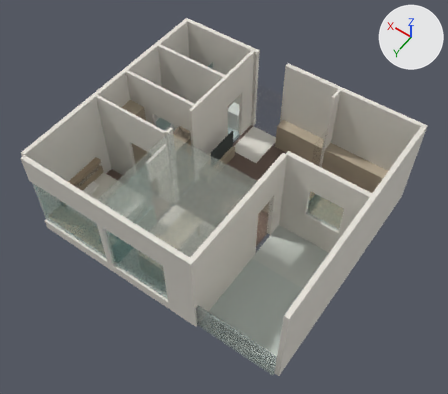
The glTF model deliverables/B8-2F_幾何模型_v0.3.glb, before and after one commit.
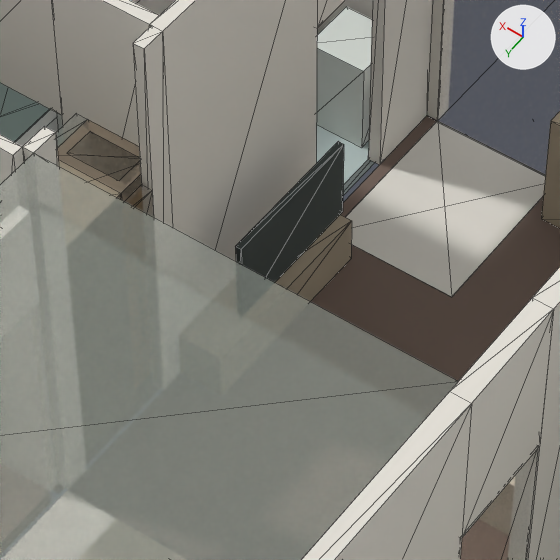
Each version appears first whole from a 50 mm lens placed at (-2.79, 13.85, 16.52), pointed at (4.13, 4.17, 1.3), and next in a close-up on the part from 36% to 62% of the width and 26% to 55% of the height. The lights are fixed; the arrows at upper right show +X, +Y and +Z. The last two pictures show the newer version. The close-ups show mesh edges as thin lines.

The first close-up shows 'balcony-door-head', 'bath-wash', 'bath-west-a', 'closet-bath-a', 'entry-door', 'entry-floor', 'floor-living', 'kitchen-ceiling', 'kitchen-west', 'mainbath-west', 'tv', 'tv-console' and 20 more.
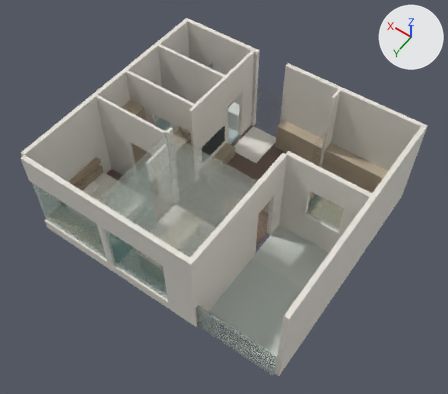
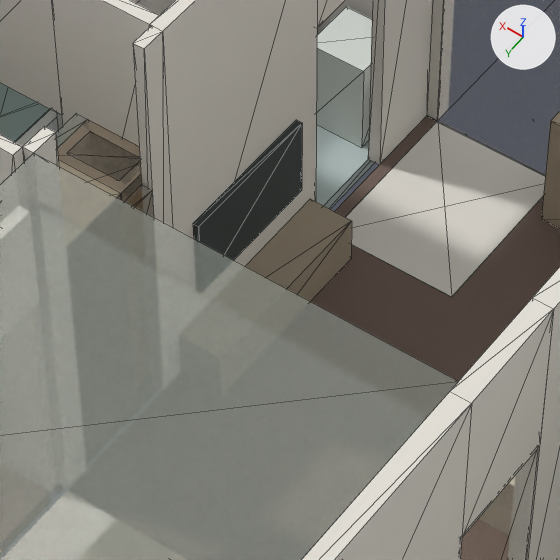
The edits, one by one:
Object 'tv' (ob_tv) moves from (5.485, 2.365, 1.05) to (5.85, 2.365, 1.05).

Pixel boxes (x1, y1, x2, y2) of what changed, in the close-ups (560 x 560 px):
'tv', moved: before (235, 141, 344, 282); after (193, 120, 302, 260)
